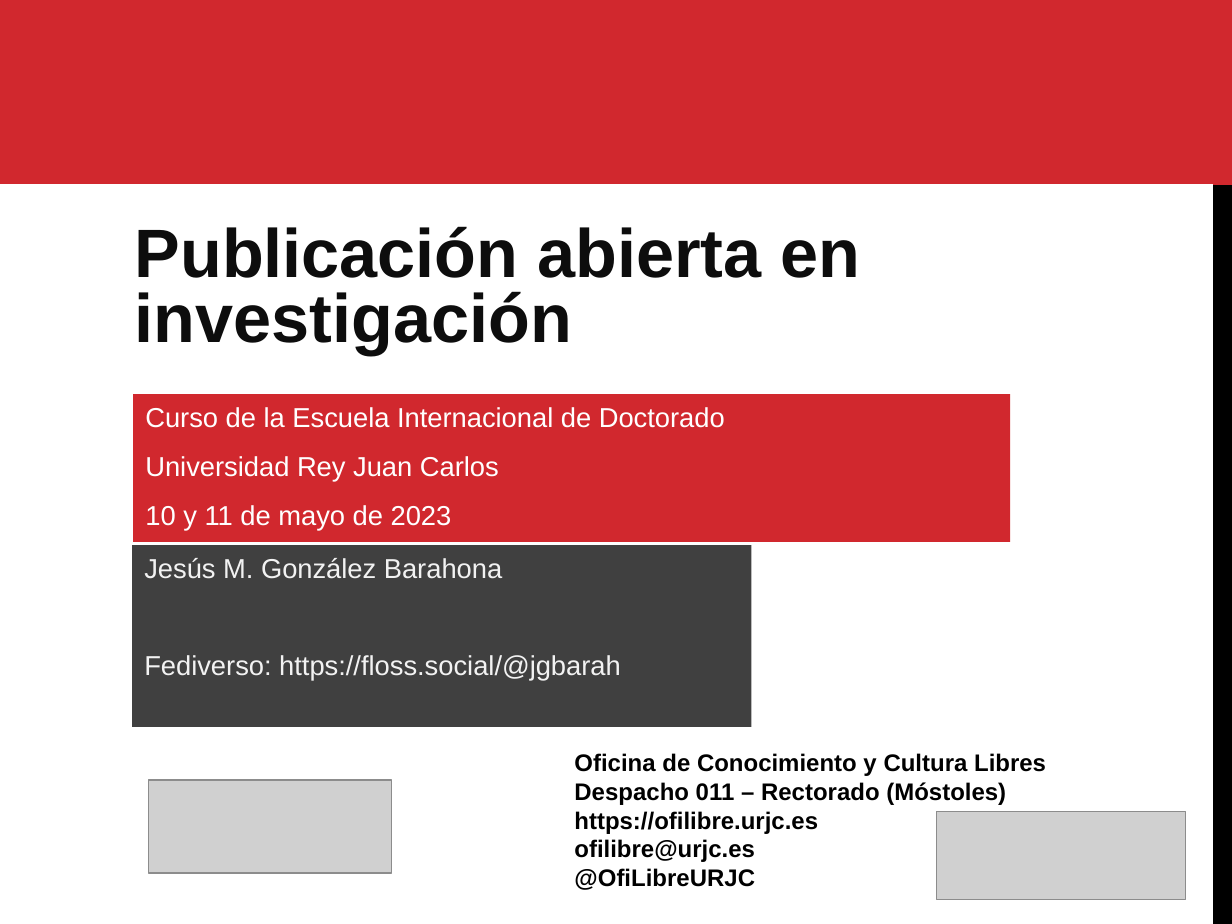
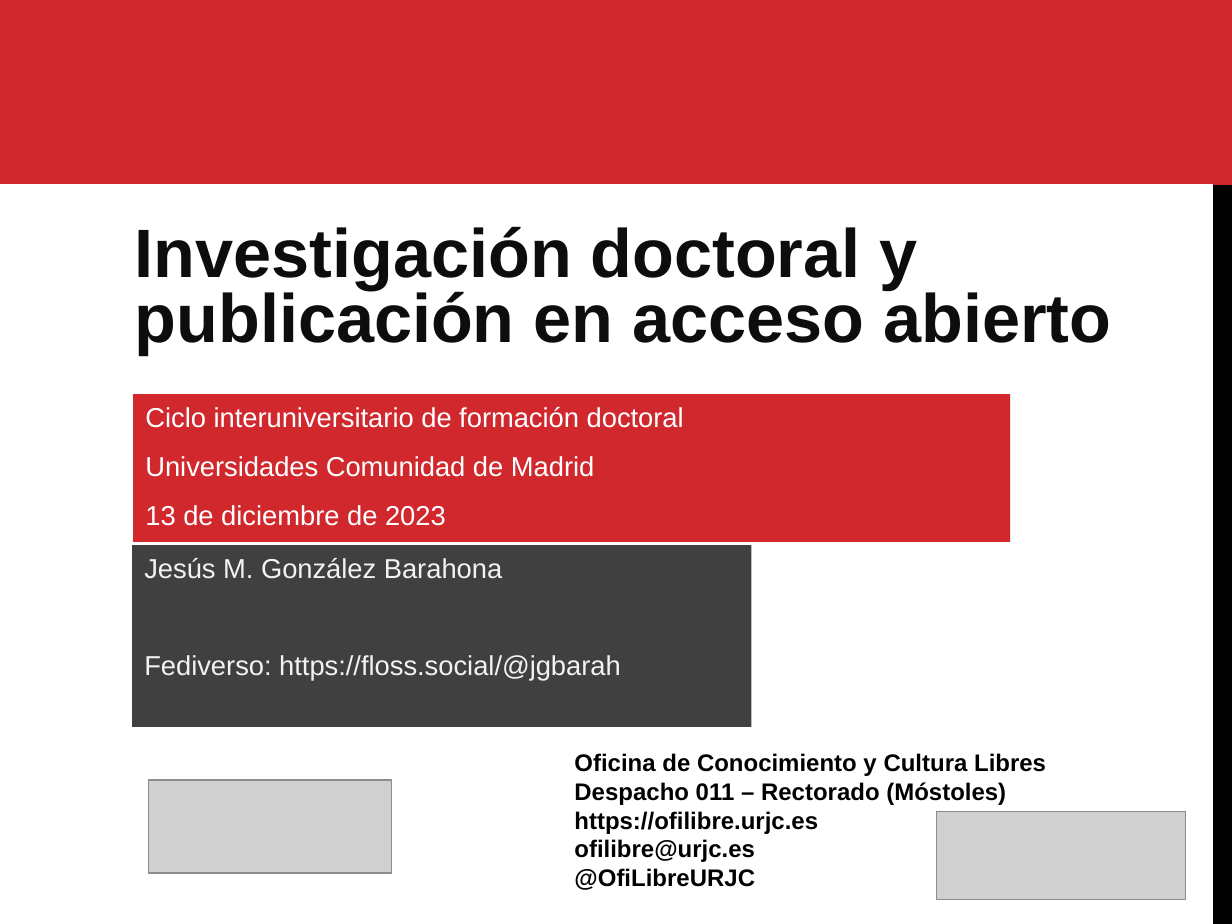
Before and after one commit to Ofilibre/Ofilibre.github.io, a slide deck: slide 1 of static/transpas/publicacion-abierta-investigacion/Publicacion_Abierta_Investigacion.odp. Drawn at 1232x924 pixels with LibreOffice and Linux fonts; fonts in the diff are those of the drawing; grey boxes stand for pictures. Boxes give left, top, right and bottom in pixels: in the first picture for what was removed or moved away, otherwise in the second. Text is boxed around its words. In the diff, an @@ line names an element or a change of style, - is before the commit and + after.

Commit message:
Actualizado a curso del 13 de diciembre

```diff
--- a/static/transpas/publicacion-abierta-investigacion/Publicacion_Abierta_Investigacion.odp
+++ b/static/transpas/publicacion-abierta-investigacion/Publicacion_Abierta_Investigacion.odp
@@ text at (135, 226, 1111, 355): text changed @@
-Publicación abierta en investigación
+Investigación doctoral y publicación en acceso abierto
@@ text in rectangle at (145, 407, 684, 526): text changed @@
-Curso de la Escuela Internacional de Doctorado
-Universidad Rey Juan Carlos
-10 y 11 de mayo de 2023
+Ciclo interuniversitario de formación doctoral
+Universidades Comunidad de Madrid
+13 de diciembre de 2023
```
Also in this commit, not shown: 4 slides added, 2 other files.
